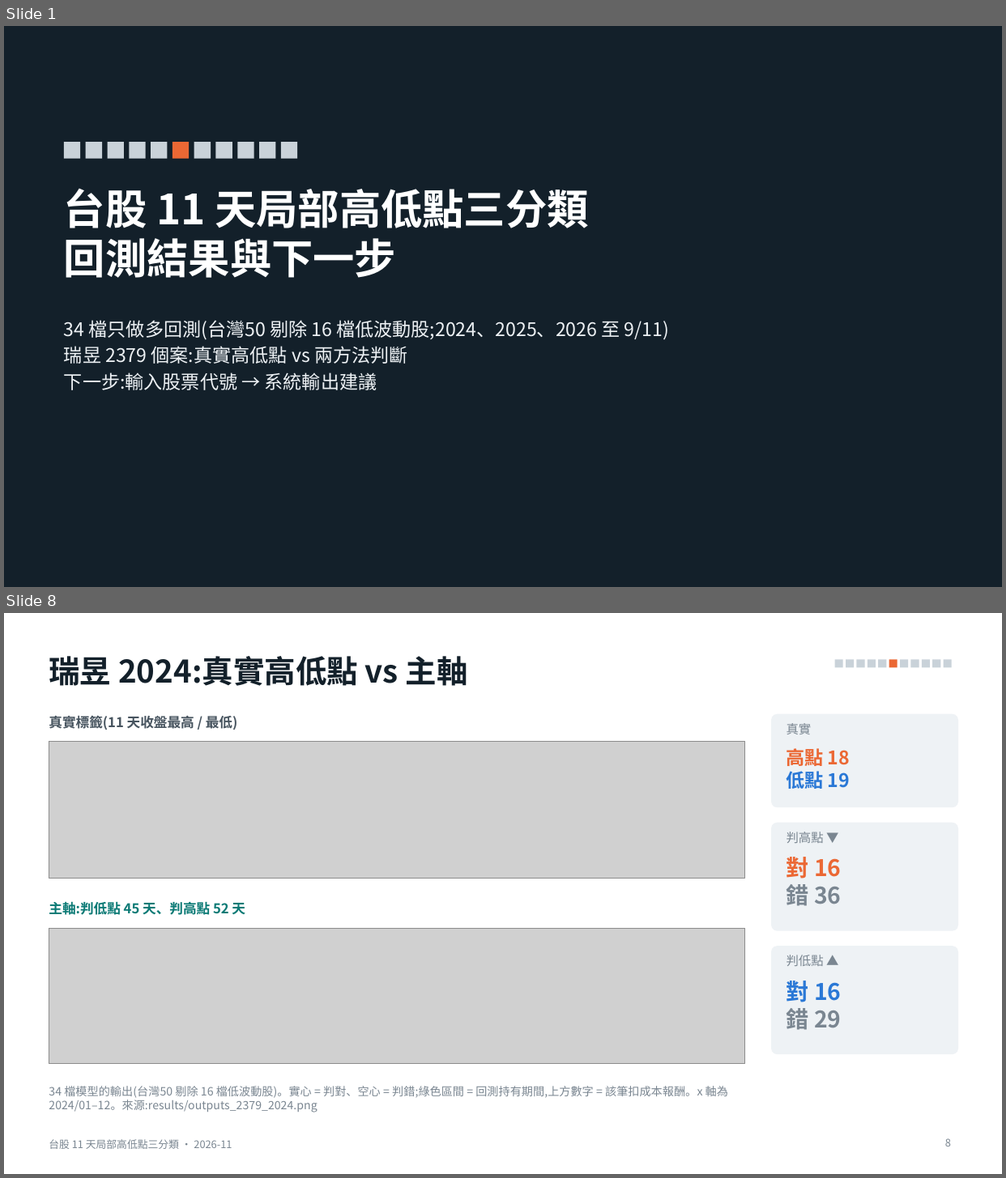
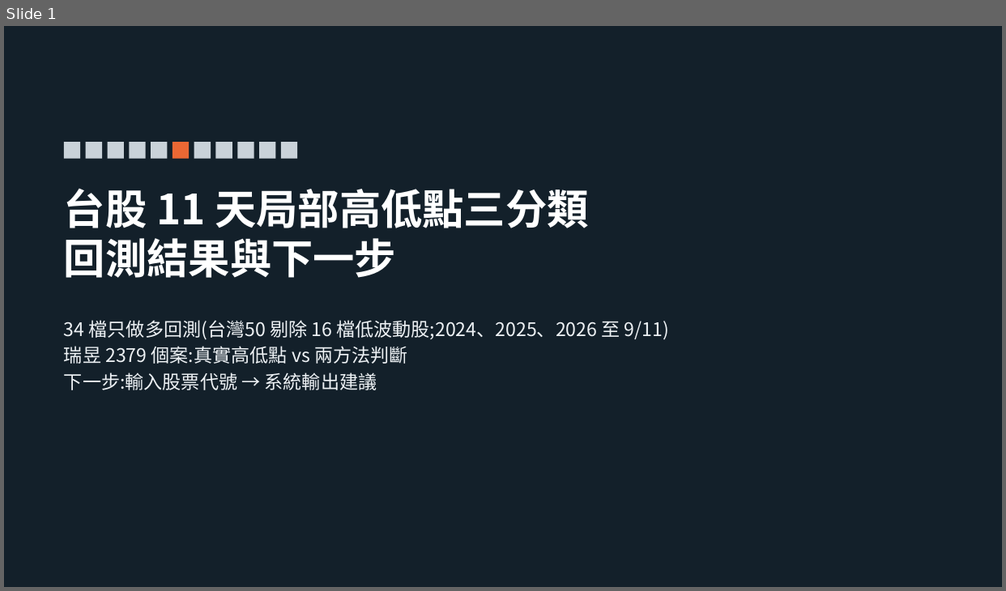
Before and after one commit to alextixu/fcukproject, a slide deck: method_kline_peak/report/kline_peak_report.pptx. Shown one above the other, each under a label of ours: slides 1 and 8 before the commit, slide 1 after it; the slides between them are not shown. The pictures are 1006x1178 and 1006x591 pixels, drawn with LibreOffice and Linux fonts; fonts in the diff are those of the drawing; grey boxes stand for pictures. Boxes give left, top, right and bottom in pixels: in the first picture for what was removed or moved away, otherwise in the second. Text is boxed around its words. In the diff, an @@ line names an element or a change of style, - is before the commit and + after.

```diff
--- a/method_kline_peak/report/kline_peak_report.pptx
+++ b/method_kline_peak/report/kline_peak_report.pptx
@@ slide 8 removed at box(4, 613, 1002, 1174), background #FFFFFF @@
@@ title removed at box(49, 656, 468, 686) @@
-瑞昱 2024:真實高低點 vs 主軸
@@ rectangle removed at box(835, 659, 843, 667) @@
@@ rectangle removed at box(846, 659, 854, 667) @@
@@ rectangle removed at box(857, 659, 865, 667) @@
@@ rectangle removed at box(868, 659, 876, 667) @@
@@ rectangle removed at box(879, 659, 887, 667) @@
@@ rectangle removed at box(889, 659, 897, 667) @@
@@ rectangle removed at box(900, 659, 908, 667) @@
@@ rectangle removed at box(911, 659, 919, 667) @@
@@ rectangle removed at box(922, 659, 930, 667) @@
@@ rectangle removed at box(932, 659, 940, 667) @@
@@ rectangle removed at box(944, 659, 952, 667) @@
@@ text removed at box(49, 716, 238, 730) @@
-真實標籤(11 天收盤最高 / 最低)
@@ rounded rectangle removed at box(771, 714, 958, 807) @@
@@ text removed at box(786, 723, 812, 735) @@
-真實
@@ picture removed at box(49, 742, 745, 878) @@
@@ text removed at box(786, 748, 850, 789) @@
-高點 18
-低點 19
@@ rounded rectangle removed at box(771, 823, 958, 931) @@
@@ text removed at box(786, 832, 824, 843) @@
-判高點 ▼
@@ text removed at box(786, 857, 841, 905) @@
-對 16
-錯 36
@@ text removed at box(49, 901, 245, 915) @@
-主軸:判低點 45 天、判高點 52 天
@@ picture removed at box(49, 928, 745, 1063) @@
@@ rounded rectangle removed at box(771, 946, 958, 1054) @@
@@ text removed at box(786, 955, 824, 966) @@
-判低點 ▲
@@ text removed at box(786, 981, 841, 1029) @@
-對 16
-錯 29
@@ text removed at box(49, 1086, 728, 1113) @@
-34 檔模型的輸出(台灣50 剔除 16 檔低波動股)。實心 = 判對、空心 = 判錯;綠色區間 = 回測持有期間,上方數字 = 該筆扣成本報酬。x 軸為 2024/01–12。來源:results/outputs_2379_2024.png
@@ text removed at box(49, 1139, 232, 1149) @@
-台股 11 天局部高低點三分類 · 2026-11
@@ page number removed at box(945, 1139, 951, 1147) @@
-8
```
Also in this commit, not shown: 5 slides changed, 4 other slides removed, 1 other file.
